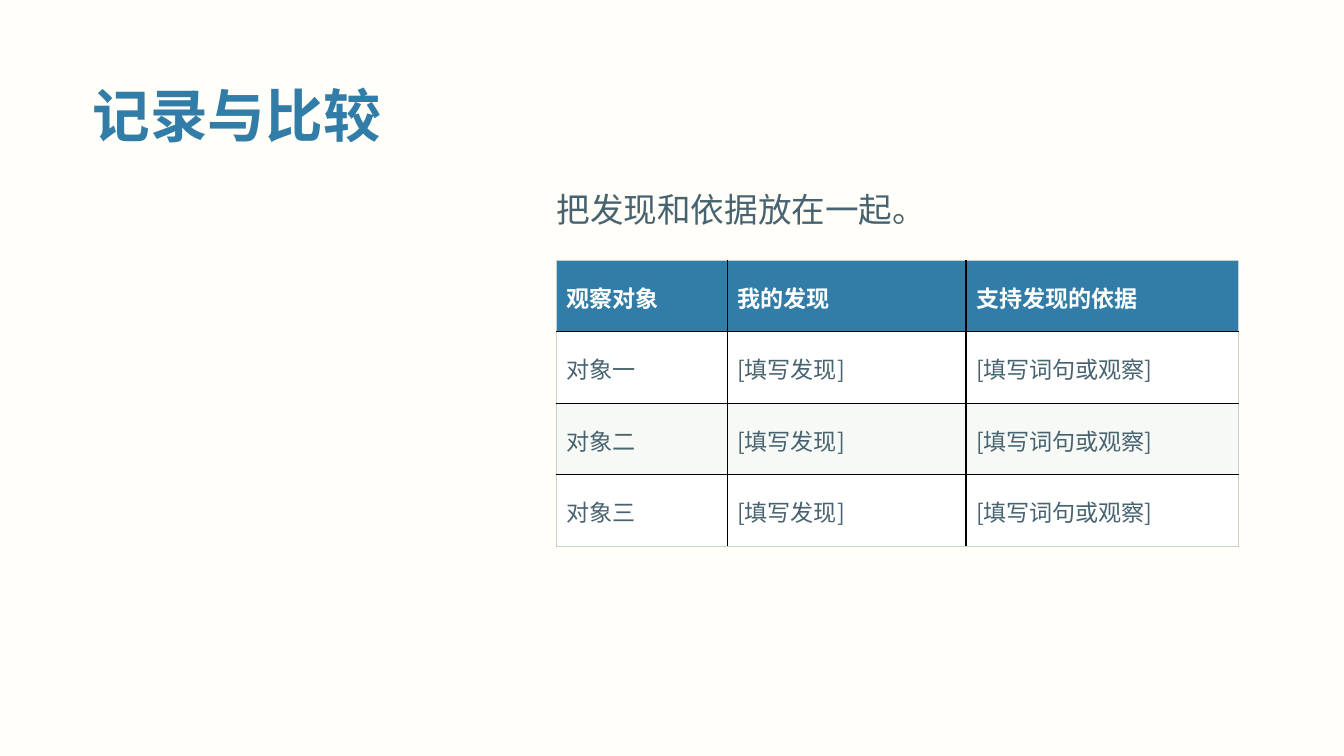
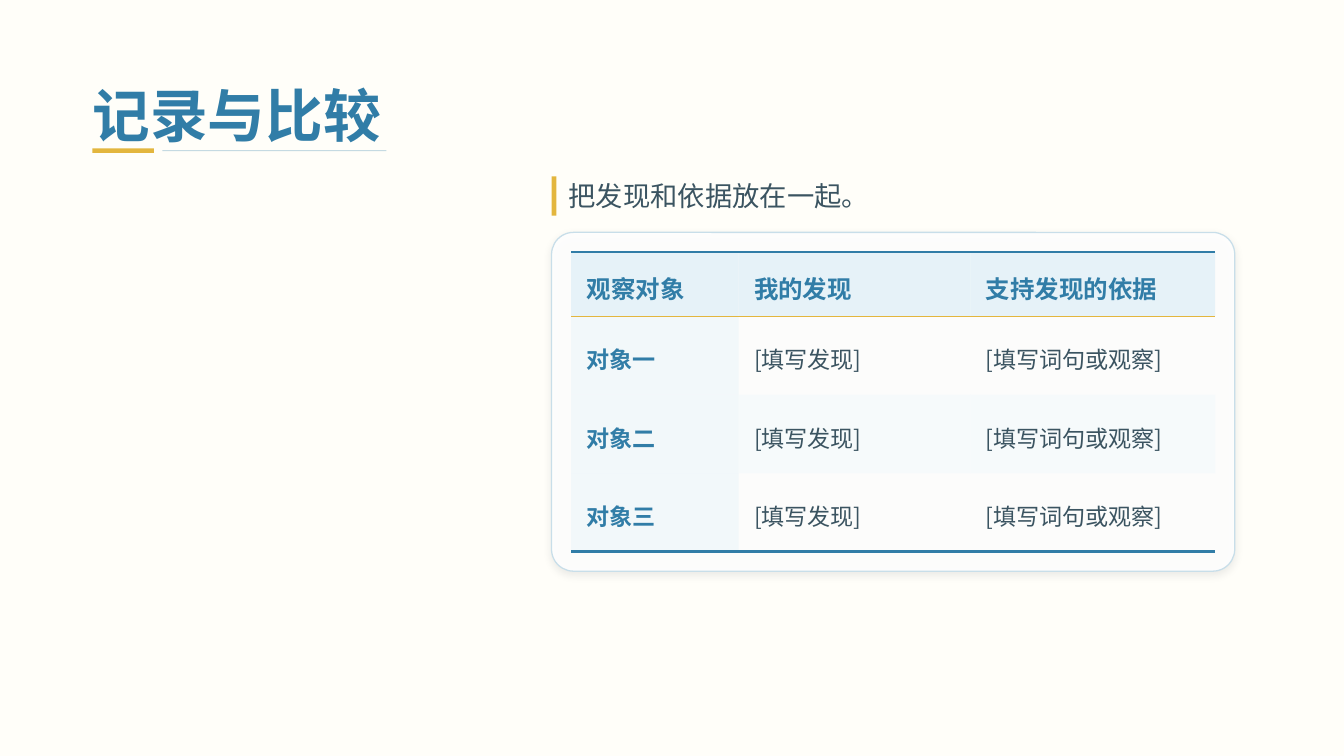
Before and after one commit to Daylily-Huang/Work-skills, a slide deck: slide 5 of skills/teacher-ppt/assets/templates/T20_湖蓝暖黄阅读.pptx. Drawn at 1344x756 pixels with LibreOffice and Linux fonts; fonts in the diff are those of the drawing; background and template pictures are left out. Boxes give left, top, right and bottom in pixels: in the first picture for what was removed or moved away, otherwise in the second. Text is boxed around its words. In the diff, an @@ line names an element or a change of style, - is before the commit and + after.

```diff
--- a/skills/teacher-ppt/assets/templates/T20_湖蓝暖黄阅读.pptx
+++ b/skills/teacher-ppt/assets/templates/T20_湖蓝暖黄阅读.pptx
@@ rectangle added at (93,148,154,152), fill #E3B63E @@
@@ rectangle added at (162,150,386,151), fill #317DA7 at 28% opacity @@
@@ rectangle added at (552,176,557,216), fill #E3B63E @@
@@ text "把发现和依据放在一起。": place and size @@
-text "把发现和依据放在一起。" at (556,193,926,225)
+text "把发现和依据放在一起。" at (568,183,869,209)
@@ text "把发现和依据放在一起。" at (568,183,869,209): size 24 to 19.5 pt, text colour #486370 to #3B5461 @@
@@ rounded rectangle added at (552,233,1235,572), fill #FFFFFF at 88% opacity, outline #C8DEE9 0.9 pt @@
@@ table at (572,252,1216,552) @@
@@ fill #317DA7 to #E5F2F8 at 94% opacity in row 1 @@
@@ fill #FFFFFF to #EDF6FA at 64% opacity in 2 cells @@
@@ fill #FFFFFF to none in 4 cells @@
@@ fill #F7F9F6 to #EDF6FA at 64% opacity in row 3, column 1 @@
@@ fill #F7F9F6 to #F4FAFC at 70% opacity in 2 cells @@
@@ size 16.5 to 17.5 pt, text colour #FFFFFF to #317DA7 in "观察对象", "我的发现", "支持发现的依据" @@
@@ text colour #486370 to #317DA7, bold on in "对象一", "对象二", "对象三" @@
@@ text colour #486370 to #3B5461 in "[填写发现]", "[填写词句或观察]", "[填写发现]", "[填写词句或观察]" and 2 more places @@
@@ line spacing 1.08 to 1.18 @@
@@ borders changed @@
@@ table: place and size @@
-table at (557,260,1239,545)
+table at (572,252,1216,552)
```
Also in this commit, not shown: 4 other slides changed, 23 other files.
